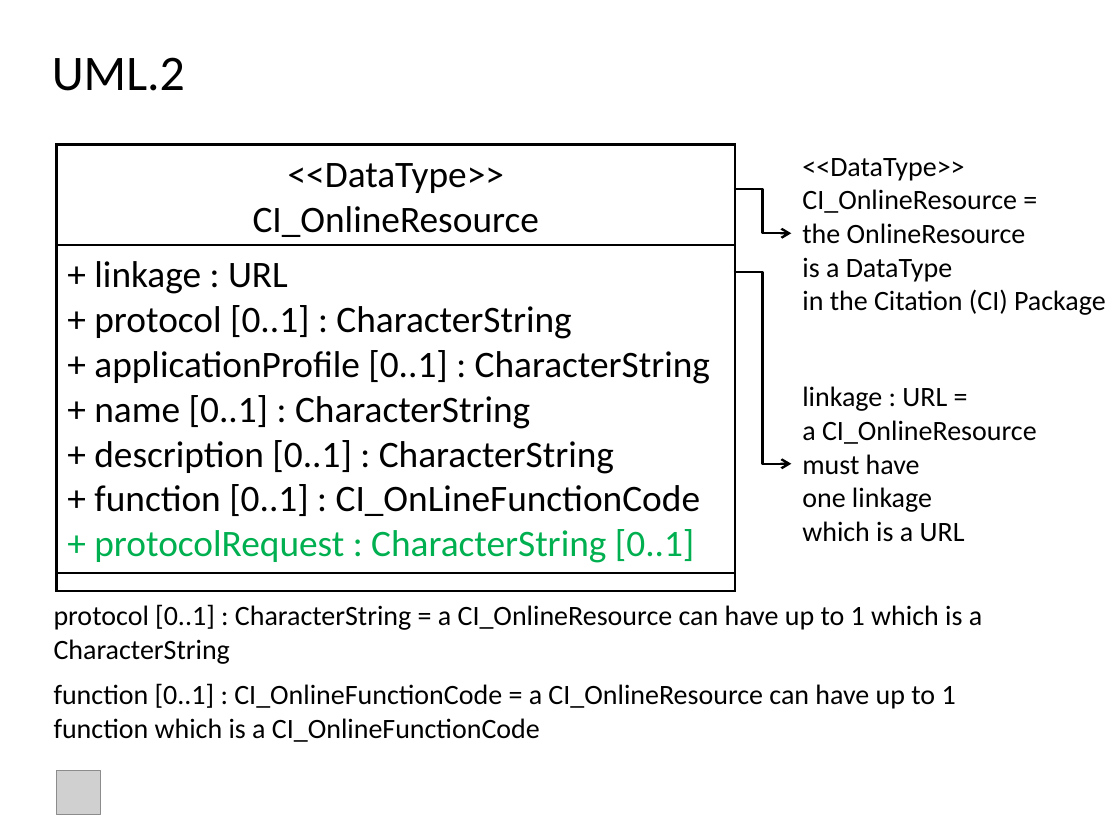
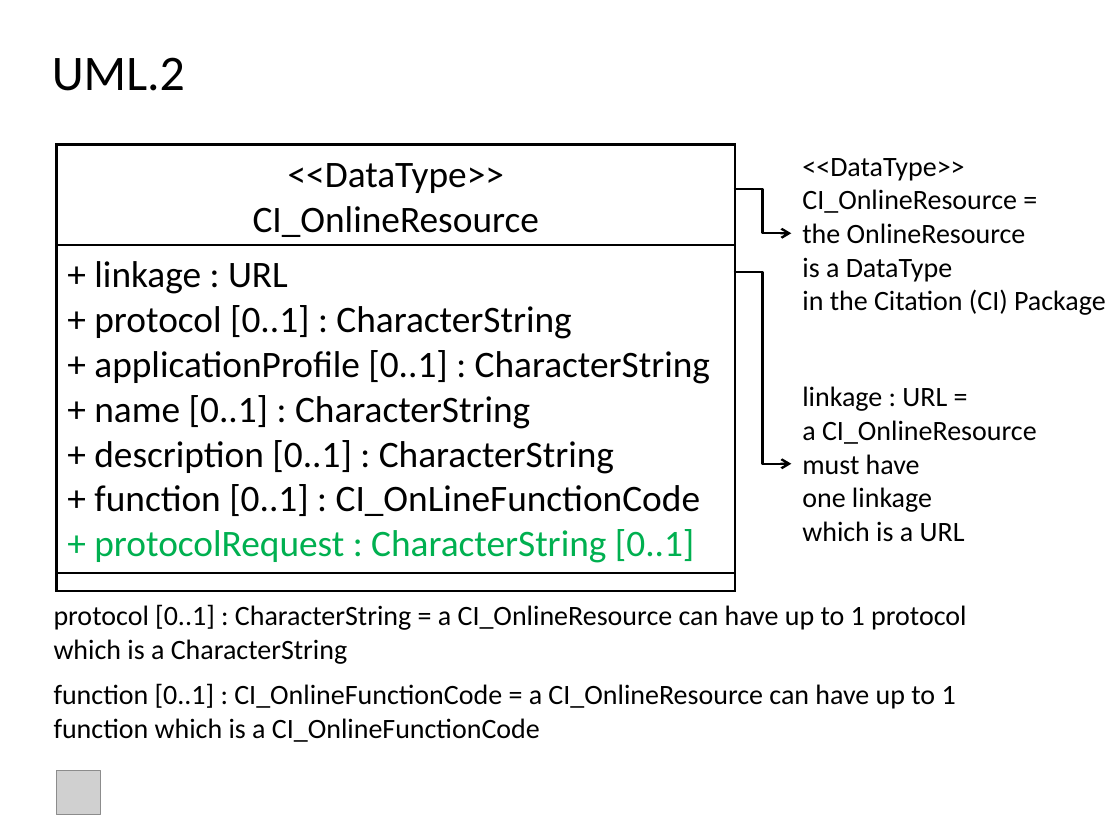
Before and after one commit to tedhabermann/DocumentationTraining, a slide deck: slide 8 of Slides/ISO Building Blocks - Airborne.pptx. Drawn at 1120x840 pixels with LibreOffice and Linux fonts; fonts in the diff are those of the drawing; grey boxes stand for pictures. Boxes give left, top, right and bottom in pixels: in the first picture for what was removed or moved away, otherwise in the second. Text is boxed around its words. In the diff, an @@ line names an element or a change of style, - is before the commit and + after.

Commit message:
corrected UML slide
added “protocol”

```diff
--- a/Slides/ISO Building Blocks - Airborne.pptx
+++ b/Slides/ISO Building Blocks - Airborne.pptx
@@ text at [54,604,966,664]: text changed @@
-protocol [0..1] : CharacterString = a CI_OnlineResource can have up to 1 which is a CharacterString
+protocol [0..1] : CharacterString = a CI_OnlineResource can have up to 1 protocol which is a CharacterString
```
